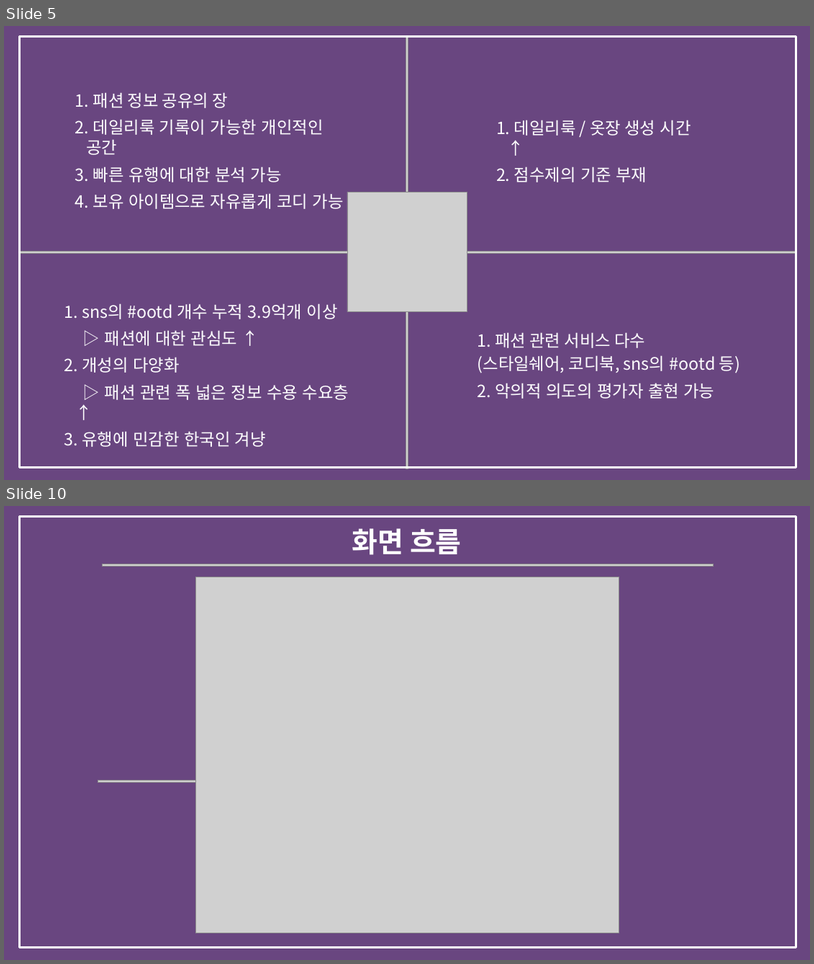
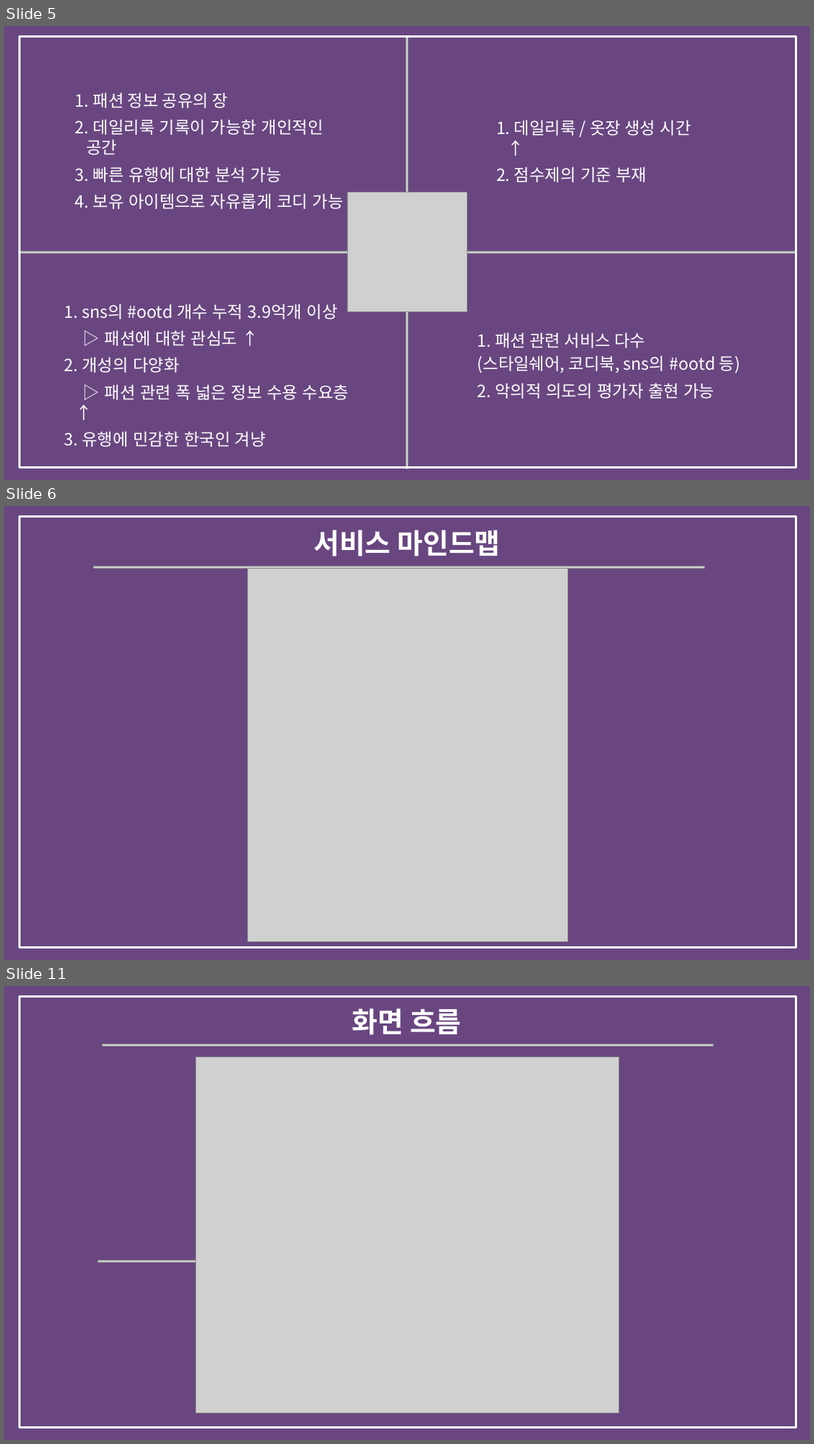
Before and after one commit to bitnarii/YMPM, a slide deck: 기획서/5조 Fit-back.pptx. Shown one above the other, each under a label of ours: slides 5 and 10 before the commit, slides 5, 6 and 11 after it; the slides between them are not shown. The pictures are 814x964 and 814x1444 pixels, drawn with LibreOffice and Linux fonts; fonts in the diff are those of the drawing; grey boxes stand for pictures. Boxes give left, top, right and bottom in pixels: in the first picture for what was removed or moved away, otherwise in the second. Text is boxed around its words. In the diff, an @@ line names an element or a change of style, - is before the commit and + after.

```diff
--- a/기획서/5조 Fit-back.pptx
+++ b/기획서/5조 Fit-back.pptx
@@ slide 6 added at bbox=[4, 506, 810, 960], background #694680 @@
@@ rectangle added at bbox=[19, 517, 796, 950], outline #694680 4.5 pt @@
@@ rectangle added at bbox=[19, 517, 796, 947], outline #FFFFFF 4.5 pt @@
@@ text added at bbox=[314, 530, 500, 556], 50 pt, text #FFFFFF, bold @@
+서비스 마인드맵
@@ picture added at bbox=[93, 566, 705, 568] @@
@@ picture added at bbox=[247, 568, 568, 941] @@
@@ what was slide 10 is now slide 11 @@
```
Also in this commit, not shown: 3 slides changed, 5 other slides added, 1 slide removed.
